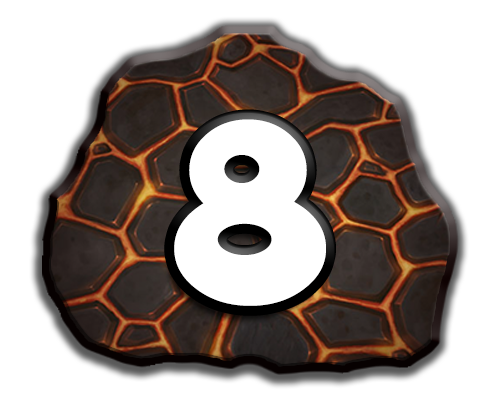
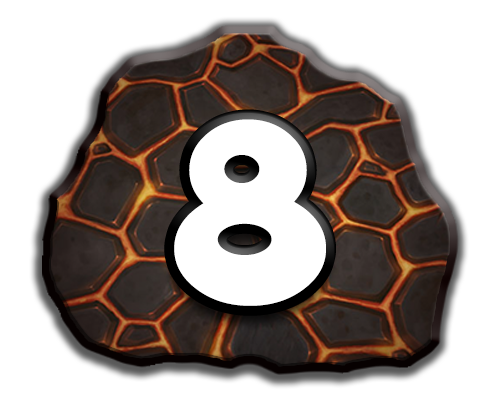
The second w=500, h=400 image is a revision of the first. Changes to its layers:
pixels changed over [163, 165, 335, 331] (layer not identified)
